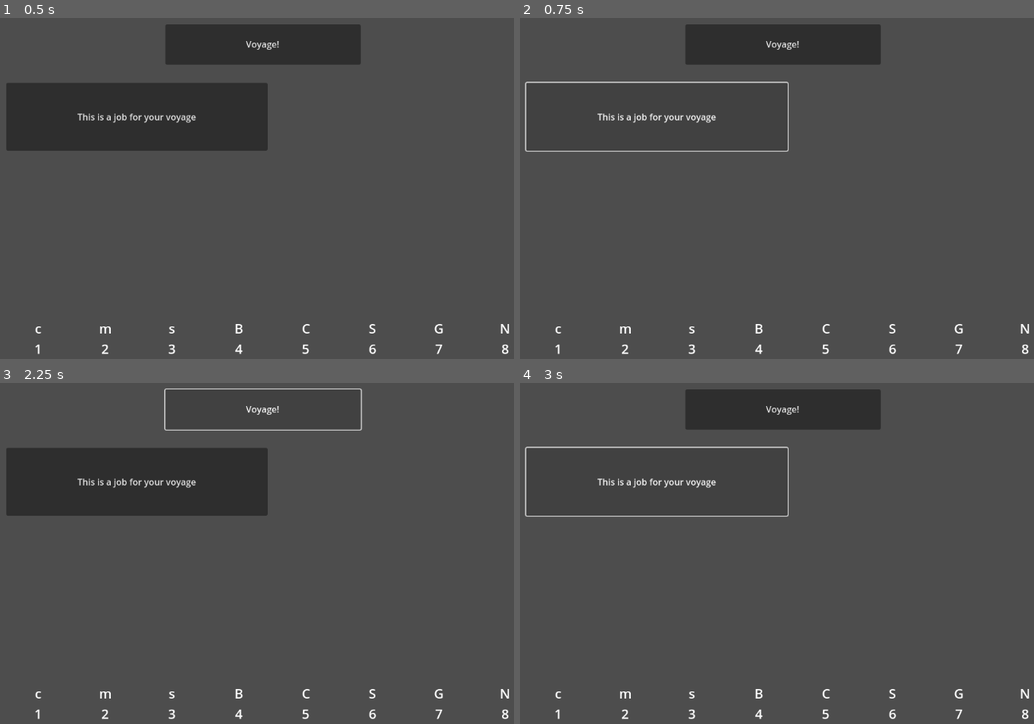
Above: before the commit, frames 1-4 (two rows, left to right).
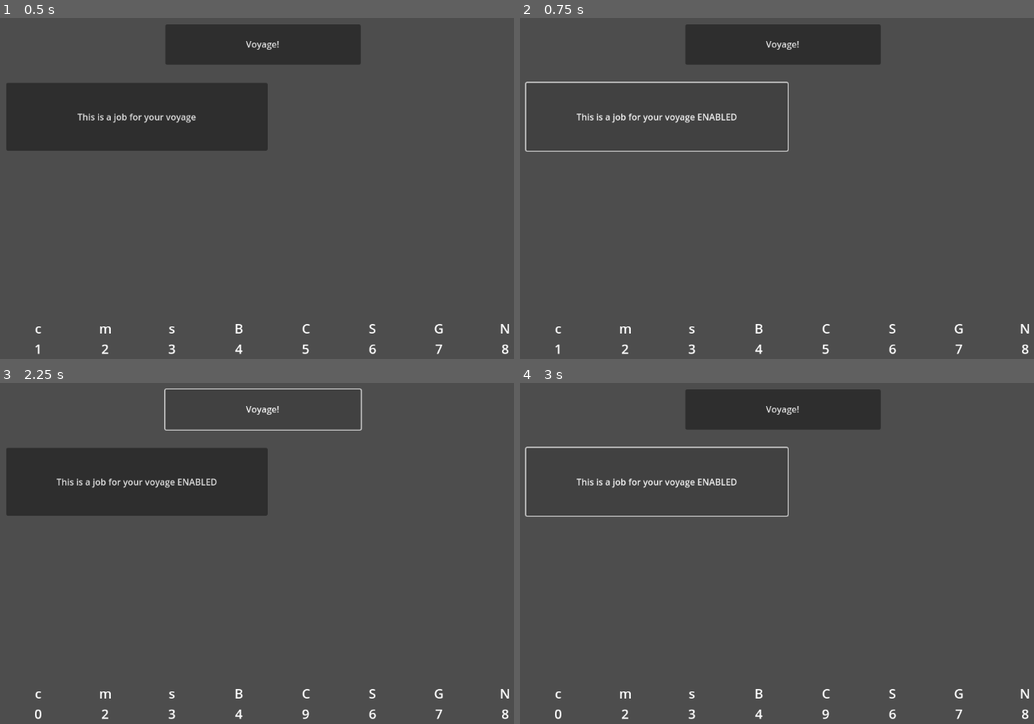
Above: after the commit, the same moments.

Repository: scarlettjclark/pencil-coloured-pirates
Game: Godot game, scene res://prototype_voyage_phase.tscn
Two runs of this game, one before a commit and one after it. Both use one fixed random seed, a clock stepped at 60 frames per second and the inputs below.
Inputs:
- Up to frame 1 (0.5 s): no input
- Up to frame 2 (0.75 s): click "This is a job for your voyage" at 0.5 s
- Up to frame 3 (2.25 s): click "This is a job for your voyage" (after the commit: "This is a job for your voyage…") at 1.25 s; click "Voyage!" at 2 s
- Up to frame 4 (3 s): click "This is a job for your voyage" (after the commit: "This is a job for your voyage…") at 2.75 s

Frame 1 is identical in both runs. In frame 2, 0.4% of the frame differs, in the area x 11-43%, y 27-31%; in frame 3, 0.5%; in frame 4, 0.5%, in the area x 6-61%, y 27-99%.

Commit message:
implemented jobs being able to be run

Diff:
--- a/prototype-voyage-phase/goods.gd
+++ b/prototype-voyage-phase/goods.gd
@@ -25,3 +25,23 @@
 			spices >= cost.spices and
 			gold >= cost.gold and
 			notoriety >= cost.notoriety)
+
+func add(to_add : Goods) -> void:
+	crew += to_add.crew
+	munitions += to_add.munitions
+	supplies += to_add.supplies
+	booze += to_add.supplies
+	cloth += to_add.cloth
+	spices += to_add.spices
+	gold += to_add.gold
+	notoriety += to_add.notoriety
+
+func spend(to_spend : Goods) -> void:
+	crew -= to_spend.crew
+	munitions -= to_spend.munitions
+	supplies -= to_spend.supplies
+	booze -= to_spend.booze
+	cloth -= to_spend.cloth
+	spices -= to_spend.spices
+	gold -= to_spend.gold
+	notoriety -= to_spend.notoriety
--- a/prototype-voyage-phase/goods_manager.gd
+++ b/prototype-voyage-phase/goods_manager.gd
@@ -4,10 +4,23 @@
 
 @export var store : Goods
 @export var display : VoyagePhaseUI
+var current_load = Goods.new()
+var jobs_to_run : Array[JobButton] = []
 
 func _ready():
 	display.display_goods(store)
 
 
-func _on_voyage_phase_ui_enable_request(cost, job):
-	print("Enable Request Received")
+func _on_voyage_phase_ui_enable_request(job):
+	if store.has_cost(job.cost) and not (job in jobs_to_run):
+		current_load.add(job.cost)
+		jobs_to_run.append(job)
+		job.will_run()
+
+func _on_voyage_phase_ui_run_jobs():
+	for job in jobs_to_run:
+		print("There is a job!")
+		store.spend(job.cost)
+		store.add(job.result)
+	jobs_to_run.clear()
+	display.display_goods(store)
--- a/prototype-voyage-phase/job_button.gd
+++ b/prototype-voyage-phase/job_button.gd
@@ -5,7 +5,10 @@
 @export var cost : Goods
 @export var result : Goods
 
-signal enable_request(cost : Goods, job : JobButton)
+signal enable_request(job : JobButton)
 
 func _on_pressed():
-	enable_request.emit(cost, self)
+	enable_request.emit(self)
+
+func will_run():
+	text += " ENABLED"
--- a/prototype-voyage-phase/prototype_voyage_phase.tscn
+++ b/prototype-voyage-phase/prototype_voyage_phase.tscn
@@ -25,3 +25,4 @@
 notoriety = 8
 
 [connection signal="enable_request" from="GoodsManager/Voyage Phase UI" to="GoodsManager" method="_on_voyage_phase_ui_enable_request"]
+[connection signal="run_jobs" from="GoodsManager/Voyage Phase UI" to="GoodsManager" method="_on_voyage_phase_ui_run_jobs"]
--- a/prototype-voyage-phase/voyage_phase_ui.gd
+++ b/prototype-voyage-phase/voyage_phase_ui.gd
@@ -15,6 +15,7 @@
 @onready var notoriety_label = $"Goods/Notoriety Label"
 
 signal enable_request(cost : Goods, job : JobButton)
+signal run_jobs()
 
 func display_goods(goods : Goods):
 	crew_label.set_value(goods.crew)
@@ -27,5 +28,8 @@
 	notoriety_label.set_value(goods.notoriety)
 
 
-func _on_button_enable_request(cost, job):
-	enable_request.emit(cost,job)
+func _on_button_enable_request(job):
+	enable_request.emit(job)
+
+func _on_voyage_button_pressed():
+	run_jobs.emit()
--- a/prototype-voyage-phase/voyage_phase_ui.tscn
+++ b/prototype-voyage-phase/voyage_phase_ui.tscn
@@ -33,17 +33,21 @@
 ratio = 3.8438
 stretch_mode = 0
 
-[node name="Button" type="Button" parent="Jobs/AspectRatioContainer"]
+[node name="Button" type="Button" parent="Jobs/AspectRatioContainer" node_paths=PackedStringArray("cost", "result")]
 layout_mode = 2
 text = "This is a job for your voyage"
 script = ExtResource("2_8px1e")
+cost = NodePath("Cost")
+result = NodePath("Result")
 
 [node name="Cost" type="Node" parent="Jobs/AspectRatioContainer/Button"]
 script = ExtResource("3_lykjh")
+crew = 1
 metadata/_custom_type_script = "uid://cojf1q451fjsc"
 
 [node name="Result" type="Node" parent="Jobs/AspectRatioContainer/Button"]
 script = ExtResource("3_lykjh")
+cloth = 4
 metadata/_custom_type_script = "uid://cojf1q451fjsc"
 
 [node name="AspectRatioContainer2" type="AspectRatioContainer" parent="Jobs"]
@@ -180,7 +184,7 @@
 script = ExtResource("2_yvkpm")
 initial = "N"
 
-[node name="Button" type="Button" parent="."]
+[node name="VoyageButton" type="Button" parent="."]
 layout_mode = 1
 anchors_preset = -1
 anchor_left = 0.35
@@ -193,3 +197,4 @@
 
 [connection signal="enable_request" from="Jobs/AspectRatioContainer/Button" to="." method="_on_button_enable_request"]
 [connection signal="pressed" from="Jobs/AspectRatioContainer/Button" to="Jobs/AspectRatioContainer/Button" method="_on_pressed"]
+[connection signal="pressed" from="VoyageButton" to="." method="_on_voyage_button_pressed"]
